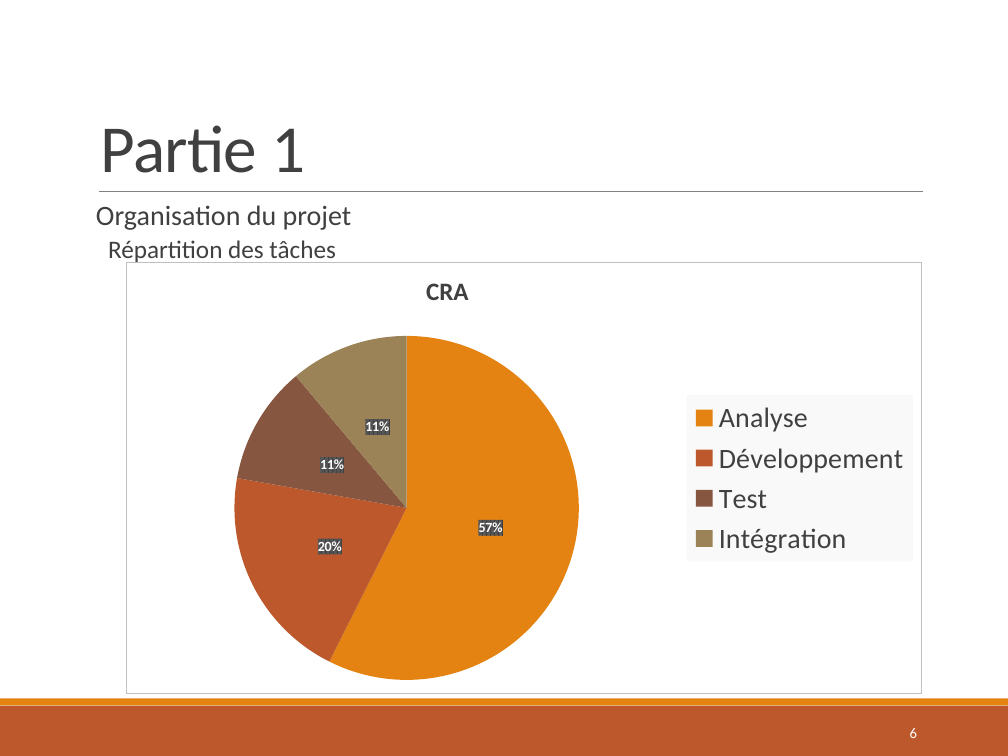
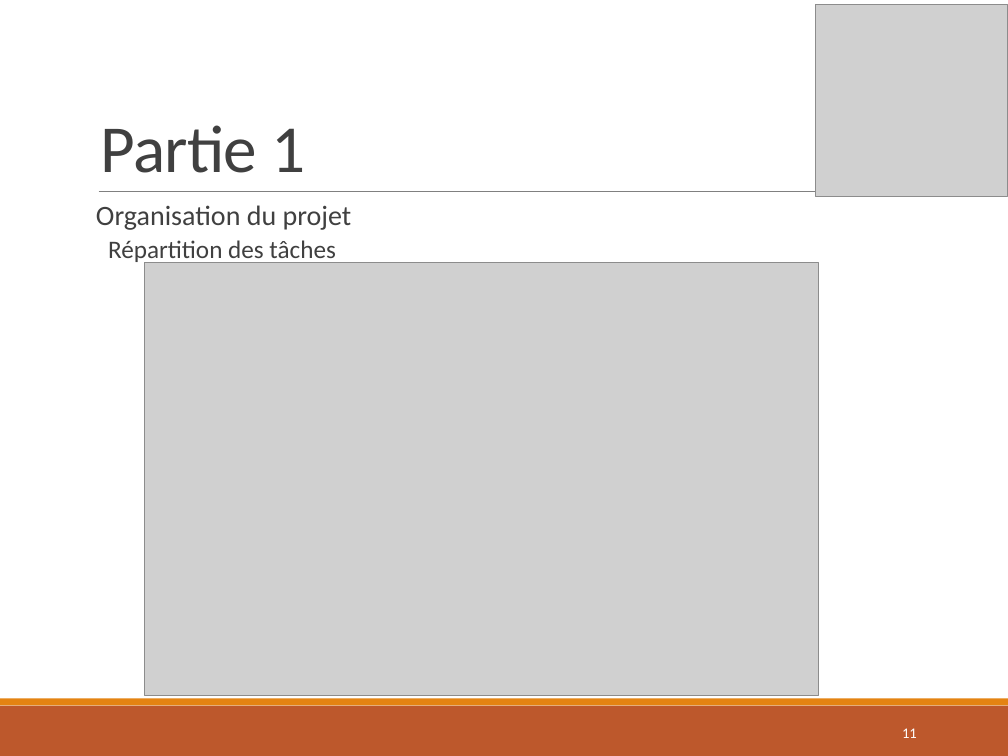
Before and after one commit to Colbert1/Projet_CrossLaPro, a slide deck: slide 11 of Ressources/Presentation_Projet_CrossLaPro_E3_Danel.pptx (slide 6 before the commit). Drawn at 1008x756 pixels with LibreOffice and Linux fonts; fonts in the diff are those of the drawing; grey boxes stand for pictures. Boxes give left, top, right and bottom in pixels: in the first picture for what was removed or moved away, otherwise in the second. Text is boxed around its words. In the diff, an @@ line names an element or a change of style, - is before the commit and + after.

```diff
--- a/Ressources/Presentation_Projet_CrossLaPro_E3_Danel.pptx
+++ b/Ressources/Presentation_Projet_CrossLaPro_E3_Danel.pptx
@@ picture added at (815, 4, 1008, 197) @@
@@ pie chart removed at (126, 262, 921, 695) @@
-title "CRA "
-categories: Analyse, Développement, Test, Intégration
-Series 1: 57, 20, 11, 11
@@ picture added at (144, 262, 818, 695) @@
@@ page number at (902, 728, 917, 738): text changed @@
-6
+11
```
Also in this commit, not shown: 12 other slides changed, 12 slides added, 1 slide removed, 10 other files.
